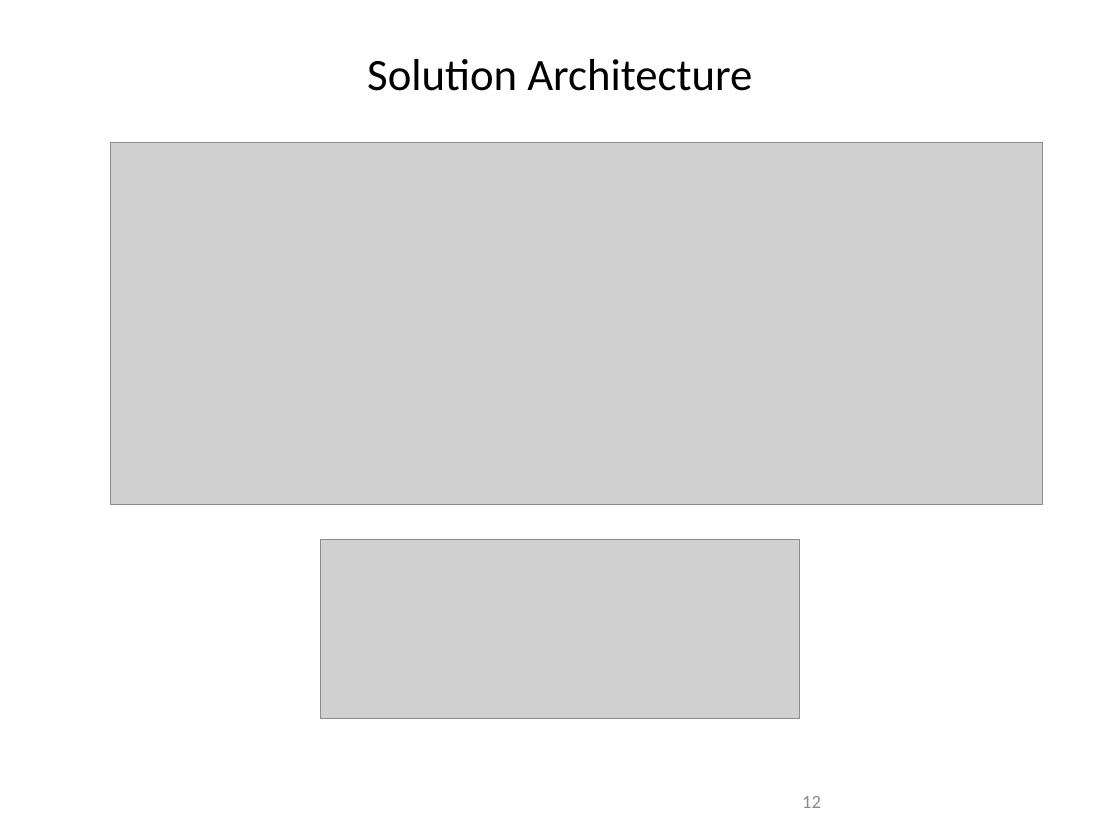
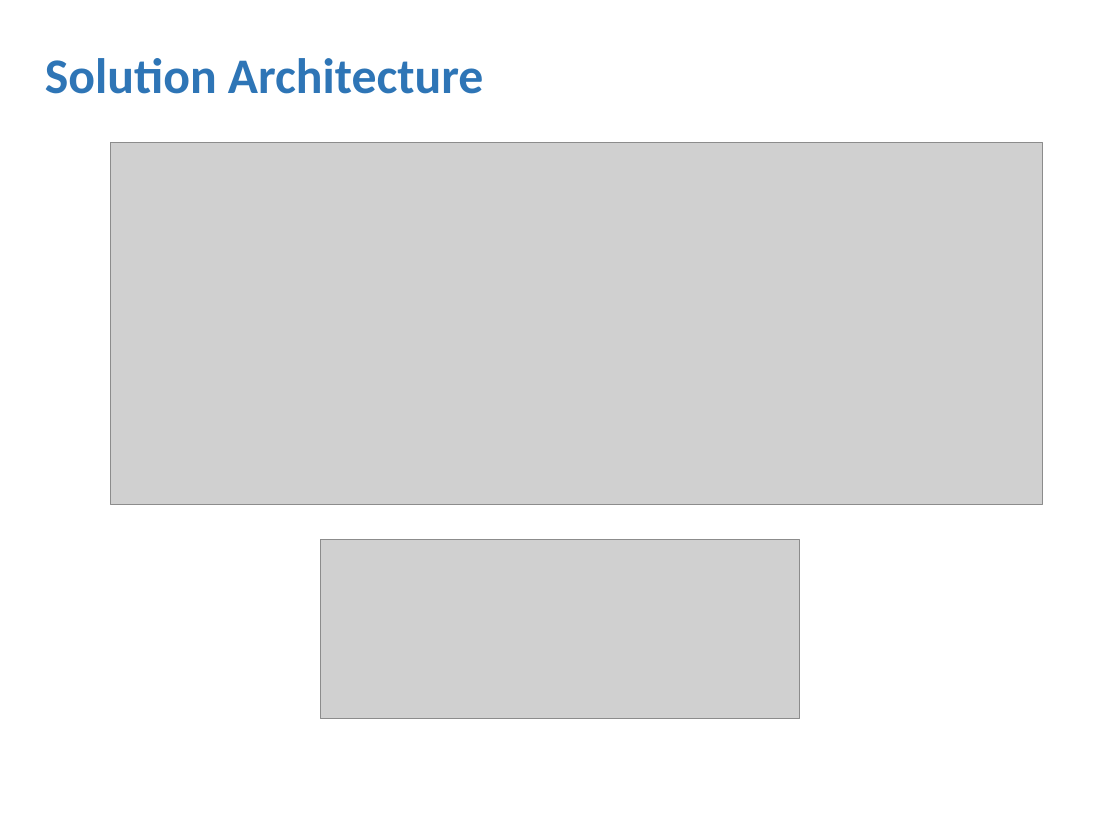
Before and after one commit to amichel/PaymentsGateway.MassTransit.Demo, a slide deck: slide 12 of Presentation/Service Bus Integration Patterns.pptx. Drawn at 1120x840 pixels with LibreOffice and Linux fonts; fonts in the diff are those of the drawing; grey boxes stand for pictures; background and template pictures are left out. Boxes give left, top, right and bottom in pixels: in the first picture for what was removed or moved away, otherwise in the second. Text is boxed around its words. In the diff, an @@ line names an element or a change of style, - is before the commit and + after.

```diff
--- a/Presentation/Service Bus Integration Patterns.pptx
+++ b/Presentation/Service Bus Integration Patterns.pptx
@@ title "Solution Architecture": place and size @@
-title "Solution Architecture" at [367, 59, 752, 91]
+title "Solution Architecture" at [45, 58, 484, 94]
@@ title "Solution Architecture" at [45, 58, 484, 94]: size 28.8 to 32 pt, text colour #000000 to #2E75B6, bold on; alignment centre to left @@
@@ page number removed at [802, 796, 821, 808] @@
-12
```
Also in this commit, not shown: 14 other slides changed, 1 slide added, 2 slides removed, 2 other files.
